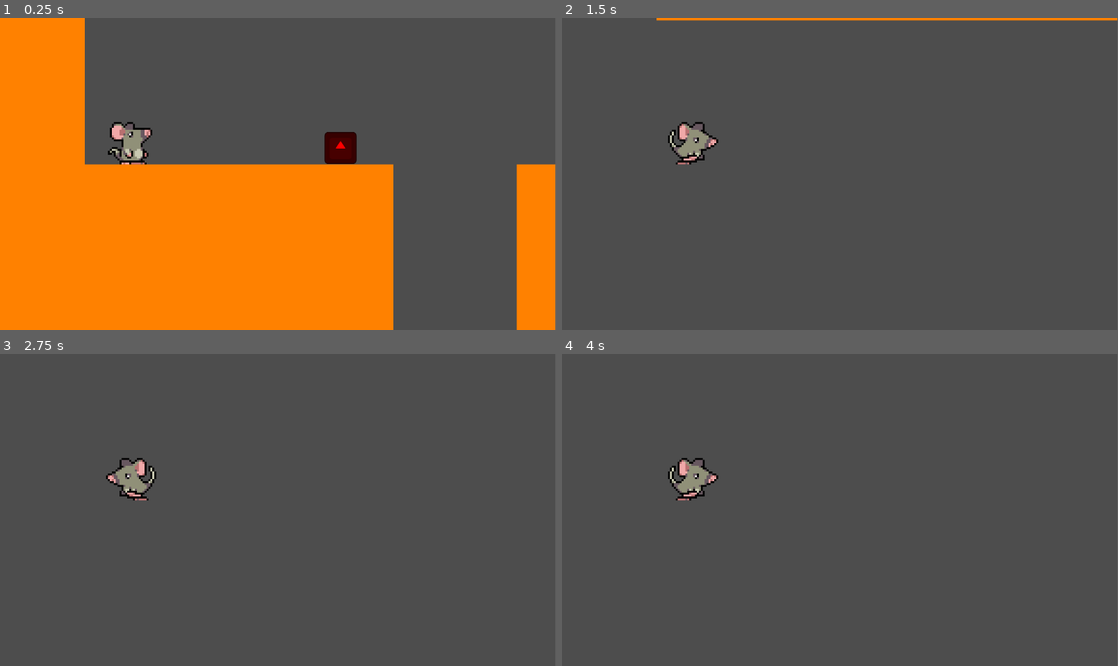
Above: before the commit, frames 1-4 (two rows, left to right).
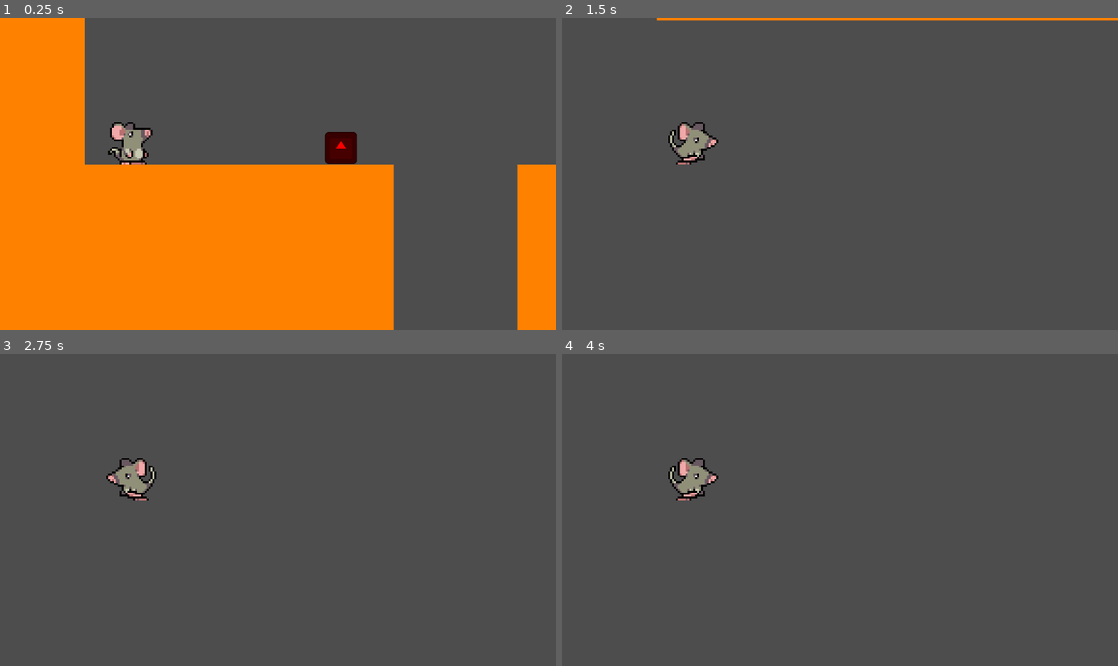
Above: after the commit, the same moments.

Repository: Juno-Joseph/nyc-game-jam
Game: Godot game, scene res://main.tscn
The game is run twice, just before and just after one commit, with the same random seed, the same clock (stepped at 60 frames per second) and the same inputs. The engine's default icon, where the game draws it, is replaced by a stand-in: a white triangle on a blue panel in a dark square.
Inputs:
- Up to frame 1 (0.25 s): no input
- Up to frame 2 (1.5 s): tap Enter (ui_accept) at 0.5, 0.77 s; hold Right (ui_right) from 0.53 s (still down)
- Up to frame 3 (2.75 s): tap Enter (ui_accept) at 1.52, 2 s; release Right (ui_right) at 2.03 s; hold Left (ui_left) from 2.03 s (still down)
- Up to frame 4 (4 s): release Left (ui_left) at 2.78 s; hold Right (ui_right) from 2.78 s (still down); tap Enter (ui_accept) at 3.02, 3.77 s
In our replay, the window is 799x449 before the commit and 800x449 after it. These sizes can differ from the game's own. Grey fills any space a smaller window leaves; there, only what the larger window draws over its background counts as a difference.

The runs differ from the first frame. In frame 1, 0.5% of the frame differs, in the area x 15-100%, y 0-100%; in frame 2, less than 0.1%; in frame 3, less than 0.1%; in frame 4, less than 0.1%.

Commit message:
c

Diff:
--- a/project.godot
+++ b/project.godot
@@ -17,9 +17,11 @@
 
 [display]
 
-window/size/viewport_width=288
-window/size/viewport_height=162
+window/size/viewport_width=864
+window/size/viewport_height=486
 window/stretch/mode="canvas_items"
+window/stretch/aspect="expand"
+window/stretch/scale=3.0
 
 [layer_names]
 
Not shown, changed: Assets/Player/rat.png.import
Not shown, changed: thumbnail.svg
